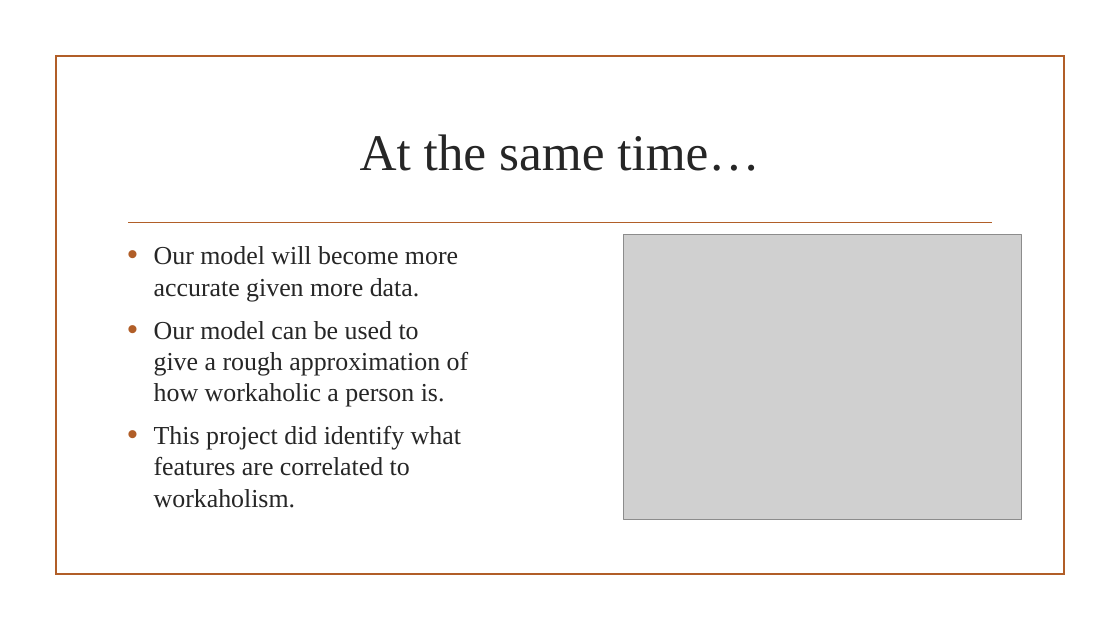
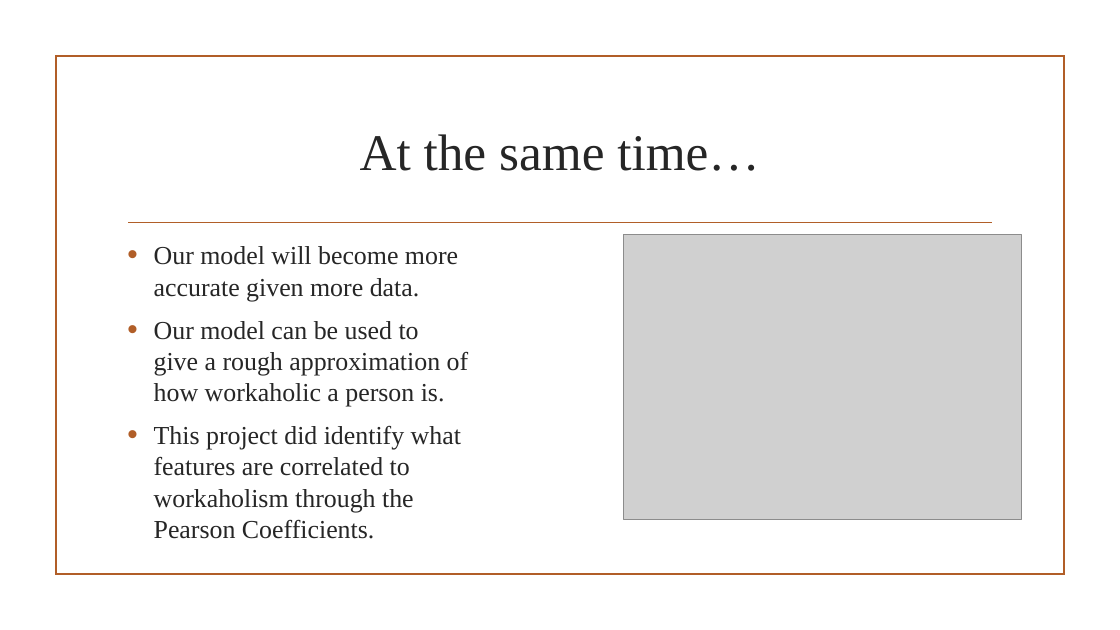
Before and after one commit to cohenb51/S, a slide deck: slide 15 of Capstone/1/Capstone/capstone1_presentation.pptx. Drawn at 1120x630 pixels with LibreOffice and Linux fonts; fonts in the diff are those of the drawing; grey boxes stand for pictures; background and template pictures are left out. Boxes give left, top, right and bottom in pixels: in the first picture for what was removed or moved away, otherwise in the second. Text is boxed around its words. In the diff, an @@ line names an element or a change of style, - is before the commit and + after.

```diff
--- a/Capstone/1/Capstone/capstone1_presentation.pptx
+++ b/Capstone/1/Capstone/capstone1_presentation.pptx
@@ text at [154, 425, 461, 539]: text changed @@
-• This project did identify what features are correlated to workaholism.
+• This project did identify what features are correlated to workaholism through the Pearson Coefficients.
```
Also in this commit, not shown: 1 other slide changed.
